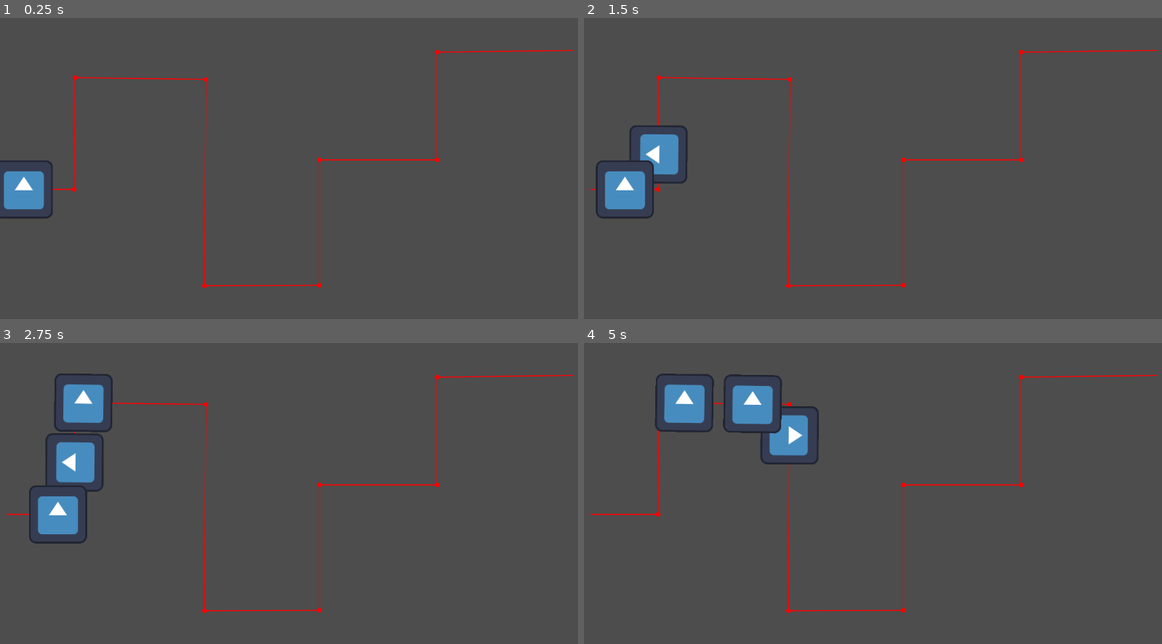
Above: before the commit, frames 1-4 (two rows, left to right).
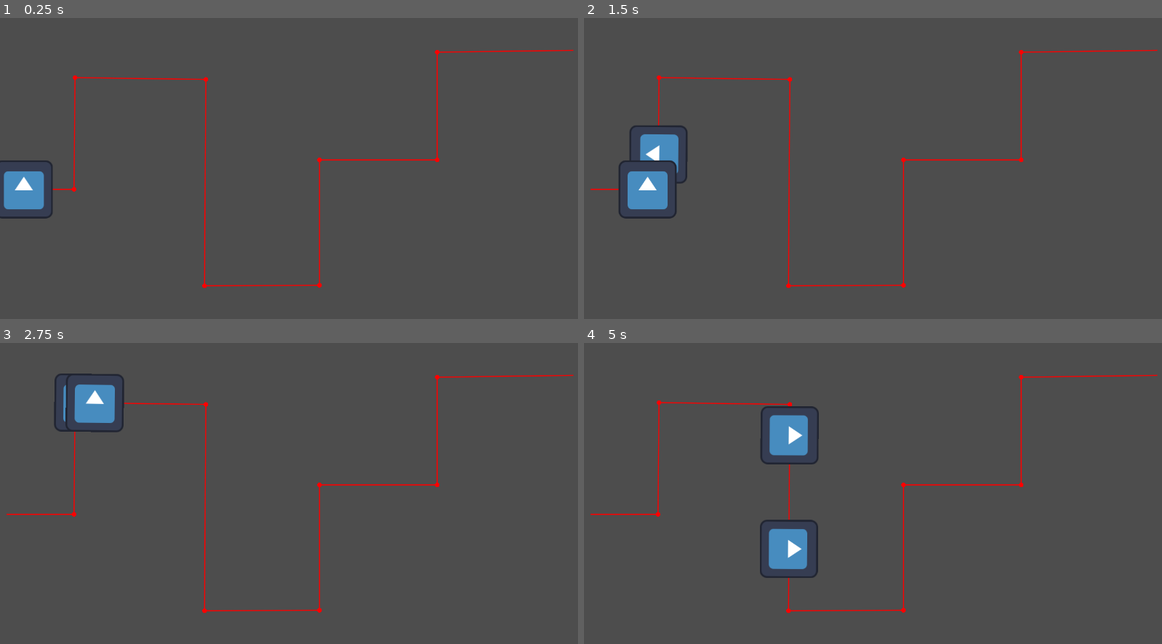
Above: after the commit, the same moments.

Repository: Galitie/20-sec-game-jam
Game: Godot game, scene res://Prototype/main.tscn
Two runs of this game, one before a commit and one after it. Both use one fixed random seed, a clock stepped at 60 frames per second and the inputs below. The engine's default icon, where the game draws it, is replaced by a stand-in: a white triangle on a blue panel in a dark square.
Inputs:
- Up to frame 1 (0.25 s): no input
- Up to frame 2 (1.5 s): no input
- Up to frame 3 (2.75 s): no input
- Up to frame 4 (5 s): no input

The runs differ from the first frame. In frame 2, 1.4% of the frame differs, in the area x 2-17%, y 47-67%; in frame 3, 3.0%; in frame 4, 3.6%, in the area x 12-41%, y 10-79%.

Commit message:
made enemies have custom vars

Diff:
--- a/Prototype/main.gd
+++ b/Prototype/main.gd
@@ -1,12 +1,17 @@
 extends Node2D
 
-@export var num_enemies: int = 3
-@export var time_between_enemies: float = 1
+var sec_between_enemies: float = 1
+# enemies are objects, add a object to the array below to add more enemies
+# enemies have a default health of 3 and a default speed of 150
+var enemies = [
+	{"hp": 3, "speed": 150},
+	{"hp": 3, "speed": 250}
+	]
+
 
 # Called when the node enters the scene tree for the first time.
 func _ready():
 	start_enemy_wave()
-
 
 # Called every frame. 'delta' is the elapsed time since the previous frame.
 func _process(delta):
@@ -14,7 +19,9 @@
 
 
 func start_enemy_wave():
-	for i in num_enemies:
+	for i in enemies.size():
 		var new_enemy = load('res://Scenes/Enemies/EnemyType1.tscn').instantiate()
+		new_enemy.set("enemy_health", enemies[i]["hp"])
+		new_enemy.set("enemy_speed", enemies[i]["speed"])
 		get_node('EnemyPath').add_child(new_enemy, true)
-		await get_tree().create_timer(time_between_enemies).timeout
+		await get_tree().create_timer(sec_between_enemies).timeout
--- a/Prototype/main.tscn
+++ b/Prototype/main.tscn
@@ -1,7 +1,6 @@
-[gd_scene load_steps=5 format=3 uid="uid://cea8a48vu8quh"]
+[gd_scene load_steps=4 format=3 uid="uid://cea8a48vu8quh"]
 
 [ext_resource type="Script" path="res://Prototype/main.gd" id="1_gkpcp"]
-[ext_resource type="PackedScene" uid="uid://f4opx45l5mp5" path="res://Scenes/Enemies/EnemyType1.tscn" id="2_22hwf"]
 [ext_resource type="Script" path="res://Prototype/EnemyPath.gd" id="2_evcy1"]
 
 [sub_resource type="Curve2D" id="Curve2D_l10r2"]
@@ -17,9 +16,6 @@
 curve = SubResource("Curve2D_l10r2")
 script = ExtResource("2_evcy1")
 
-[node name="Enemy" parent="EnemyPath" instance=ExtResource("2_22hwf")]
-position = Vector2(15, 430)
-
 [node name="20SecTimer" type="Timer" parent="."]
 wait_time = 20.0
 one_shot = true
--- a/Scenes/Enemies/EnemyLogic.gd
+++ b/Scenes/Enemies/EnemyLogic.gd
@@ -4,6 +4,7 @@
 @export var enemy_health: int = 3
 @export var enemy_speed: int = 150
 
+
 func _physics_process(delta):
 	move(delta)
 
--- a/project.godot
+++ b/project.godot
@@ -19,3 +19,4 @@
 
 window/size/viewport_width=1280
 window/size/viewport_height=720
+window/stretch/mode="viewport"
